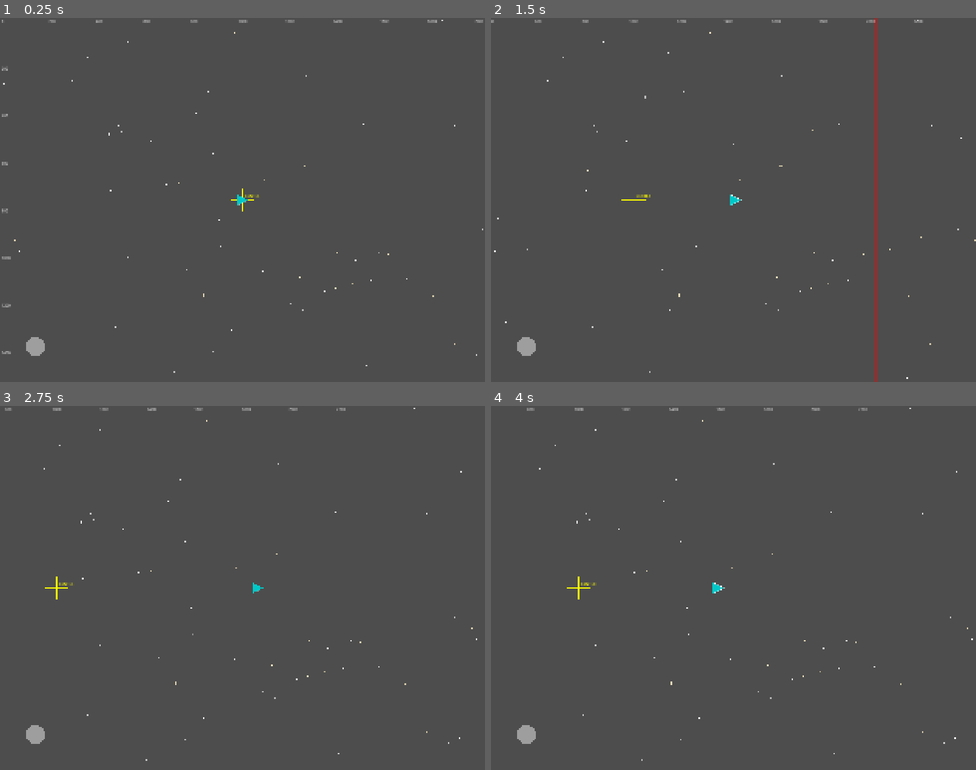
Above: before the commit, frames 1-4 (two rows, left to right).
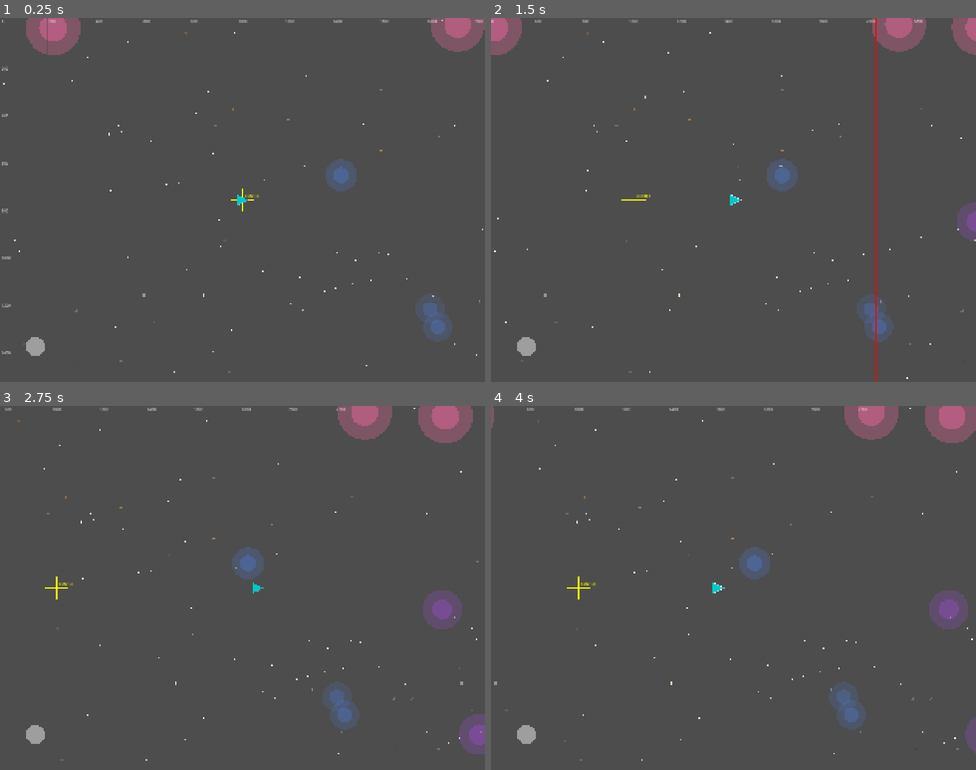
Above: after the commit, the same moments.

Repository: mattzollinhofer/space_scroller
Game: Godot game, scene res://scenes/main.tscn
Same seed, same stepped clock (60 frames per second), same inputs: the game is played once before the commit and once after it.
Inputs (mouse positions are in pixels of both pictures, inside the frame that each line leads up to):
- Up to frame 1 (0.25 s): no input
- Up to frame 2 (1.5 s): tap Enter at 0.5 s; move the mouse to (840, 181) at 0.52 s; hold D (move_right) 0.53-1.25 s; click (840, 181) at 0.67 s; drag from (636, 218) to (709, 272) at 1.27 s
- Up to frame 3 (2.75 s): move the mouse to (291, 507) at 2.02 s; hold D (move_right) from 2.03 s (still down)
- Up to frame 4 (4 s): release D (move_right) at 2.75 s; drag from (709, 660) to (588, 533) at 2.77 s; move the mouse to (879, 642) at 3.52 s; hold A (move_left) from 3.53 s (still down)

The runs differ from the first frame. In frame 1, 2.8% of the frame differs, in the area x 4-100%, y 0-98%; in frame 2, 3.1%; in frame 3, 4.0%, in the area x 3-100%, y 0-98%; in frame 4, 3.7%.

Commit message:
Add nebulae and debris parallax layers for depth effect (Slice 2)
Complete the 3-layer parallax system for visual depth perception:
- Stars at 15% speed (farthest, existing)
- Nebulae at 50% speed (middle layer, semi-transparent purple/blue/pink circles)
- Debris at 90% speed (nearest layer, small rocky shapes in gray/brown)

Each layer has distinct visual style and scroll speed, creating
immersive parallax depth effect as player flies through space.

🤖 Generated with [Claude Code](https://claude.com/claude-code)

Co-Authored-By: Claude Opus 4.5 <noreply@anthropic.com>

Diff:
--- a/scenes/main.tscn
+++ b/scenes/main.tscn
@@ -1,10 +1,12 @@
-[gd_scene load_steps=6 format=3 uid="uid://d0n8g3kv2kq7y"]
+[gd_scene load_steps=8 format=3 uid="uid://d0n8g3kv2kq7y"]
 
 [ext_resource type="Script" path="res://scripts/scroll_controller.gd" id="1_scroll"]
 [ext_resource type="Script" path="res://scripts/background/star_field.gd" id="2_starfield"]
-[ext_resource type="Script" path="res://scripts/debug_grid.gd" id="3_debug"]
-[ext_resource type="PackedScene" uid="uid://dq8m4r2xk1pvy" path="res://scenes/player.tscn" id="4_player"]
-[ext_resource type="PackedScene" uid="uid://cjoystick_scene" path="res://scenes/ui/virtual_joystick.tscn" id="5_joystick"]
+[ext_resource type="Script" path="res://scripts/background/nebulae.gd" id="3_nebulae"]
+[ext_resource type="Script" path="res://scripts/background/debris.gd" id="4_debris"]
+[ext_resource type="Script" path="res://scripts/debug_grid.gd" id="5_debug"]
+[ext_resource type="PackedScene" uid="uid://dq8m4r2xk1pvy" path="res://scenes/player.tscn" id="6_player"]
+[ext_resource type="PackedScene" uid="uid://cjoystick_scene" path="res://scenes/ui/virtual_joystick.tscn" id="7_joystick"]
 
 [node name="Main" type="Node2D"]
 
@@ -18,12 +20,26 @@
 [node name="StarField" type="Node2D" parent="ParallaxBackground/StarFieldLayer"]
 script = ExtResource("2_starfield")
 
+[node name="NebulaLayer" type="ParallaxLayer" parent="ParallaxBackground"]
+motion_scale = Vector2(0.5, 0)
+motion_mirroring = Vector2(2048, 0)
+
+[node name="Nebulae" type="Node2D" parent="ParallaxBackground/NebulaLayer"]
+script = ExtResource("3_nebulae")
+
+[node name="DebrisLayer" type="ParallaxLayer" parent="ParallaxBackground"]
+motion_scale = Vector2(0.9, 0)
+motion_mirroring = Vector2(2048, 0)
+
+[node name="Debris" type="Node2D" parent="ParallaxBackground/DebrisLayer"]
+script = ExtResource("4_debris")
+
 [node name="DebugGrid" type="Node2D" parent="."]
-script = ExtResource("3_debug")
+script = ExtResource("5_debug")
 
-[node name="Player" parent="." instance=ExtResource("4_player")]
+[node name="Player" parent="." instance=ExtResource("6_player")]
 position = Vector2(1024, 768)
 
 [node name="UILayer" type="CanvasLayer" parent="."]
 
-[node name="VirtualJoystick" parent="UILayer" instance=ExtResource("5_joystick")]
+[node name="VirtualJoystick" parent="UILayer" instance=ExtResource("7_joystick")]
--- /dev/null
+++ b/scripts/background/debris.gd
@@ -0,0 +1,98 @@
+extends Node2D
+## Draws small space debris particles for the nearest parallax layer.
+## Uses _draw() for placeholder visuals - will be replaced with real artwork later.
+
+## Number of debris particles to draw
+@export var debris_count: int = 40
+
+## Minimum debris size in pixels
+@export var min_size: float = 8.0
+
+## Maximum debris size in pixels
+@export var max_size: float = 16.0
+
+## Random seed for consistent debris placement
+@export var random_seed: int = 98765
+
+## Internal storage for debris data (generated once)
+var _debris: Array = []
+
+## Viewport size for drawing area (doubled for mirroring)
+var _draw_width: float = 0.0
+var _draw_height: float = 0.0
+
+
+func _ready() -> void:
+	# Get viewport size
+	_draw_width = ProjectSettings.get_setting("display/window/size/viewport_width") * 2
+	_draw_height = ProjectSettings.get_setting("display/window/size/viewport_height")
+
+	# Generate debris with consistent random seed
+	_generate_debris()
+
+
+func _generate_debris() -> void:
+	var rng = RandomNumberGenerator.new()
+	rng.seed = random_seed
+
+	_debris.clear()
+
+	for i in range(debris_count):
+		var piece = {
+			"position": Vector2(rng.randf() * _draw_width, rng.randf() * _draw_height),
+			"size": rng.randf_range(min_size, max_size),
+			"color": _get_debris_color(rng),
+			"rotation": rng.randf() * TAU,
+			"shape_type": rng.randi() % 3  # 0=triangle, 1=rect, 2=irregular
+		}
+		_debris.append(piece)
+
+
+func _get_debris_color(rng: RandomNumberGenerator) -> Color:
+	# Gray/brown tones for space debris
+	var brightness = rng.randf_range(0.3, 0.6)
+	var color_choice = rng.randi() % 3
+
+	match color_choice:
+		0:
+			# Gray rock
+			return Color(brightness, brightness, brightness)
+		1:
+			# Brown rock
+			return Color(brightness * 1.2, brightness * 0.9, brightness * 0.6)
+		2:
+			# Dark gray
+			return Color(brightness * 0.8, brightness * 0.8, brightness * 0.9)
+		_:
+			return Color(brightness, brightness, brightness)
+
+
+func _draw() -> void:
+	for piece in _debris:
+		var pos = piece.position
+		var size = piece.size
+		var half_size = size / 2.0
+
+		match piece.shape_type:
+			0:
+				# Triangle debris
+				var points = PackedVector2Array([
+					pos + Vector2(0, -half_size).rotated(piece.rotation),
+					pos + Vector2(-half_size, half_size).rotated(piece.rotation),
+					pos + Vector2(half_size, half_size).rotated(piece.rotation)
+				])
+				draw_colored_polygon(points, piece.color)
+			1:
+				# Rectangular debris
+				var rect = Rect2(pos - Vector2(half_size, half_size * 0.6), Vector2(size, size * 0.6))
+				draw_rect(rect, piece.color)
+			2:
+				# Irregular (pentagon-ish) debris
+				var points = PackedVector2Array([
+					pos + Vector2(0, -half_size).rotated(piece.rotation),
+					pos + Vector2(half_size * 0.8, -half_size * 0.3).rotated(piece.rotation),
+					pos + Vector2(half_size * 0.6, half_size * 0.7).rotated(piece.rotation),
+					pos + Vector2(-half_size * 0.5, half_size * 0.6).rotated(piece.rotation),
+					pos + Vector2(-half_size * 0.9, -half_size * 0.2).rotated(piece.rotation)
+				])
+				draw_colored_polygon(points, piece.color)
--- /dev/null
+++ b/scripts/background/nebulae.gd
@@ -0,0 +1,76 @@
+extends Node2D
+## Draws semi-transparent nebula shapes for the middle parallax layer.
+## Uses _draw() for placeholder visuals - will be replaced with real artwork later.
+
+## Number of nebula shapes to draw
+@export var nebula_count: int = 8
+
+## Minimum nebula size (diameter) in pixels
+@export var min_size: float = 100.0
+
+## Maximum nebula size (diameter) in pixels
+@export var max_size: float = 300.0
+
+## Random seed for consistent nebula placement
+@export var random_seed: int = 54321
+
+## Internal storage for nebula data (generated once)
+var _nebulae: Array = []
+
+## Viewport size for drawing area (doubled for mirroring)
+var _draw_width: float = 0.0
+var _draw_height: float = 0.0
+
+
+func _ready() -> void:
+	# Get viewport size
+	_draw_width = ProjectSettings.get_setting("display/window/size/viewport_width") * 2
+	_draw_height = ProjectSettings.get_setting("display/window/size/viewport_height")
+
+	# Generate nebulae with consistent random seed
+	_generate_nebulae()
+
+
+func _generate_nebulae() -> void:
+	var rng = RandomNumberGenerator.new()
+	rng.seed = random_seed
+
+	_nebulae.clear()
+
+	for i in range(nebula_count):
+		var nebula = {
+			"position": Vector2(rng.randf() * _draw_width, rng.randf() * _draw_height),
+			"size": rng.randf_range(min_size, max_size),
+			"color": _get_nebula_color(rng)
+		}
+		_nebulae.append(nebula)
+
+
+func _get_nebula_color(rng: RandomNumberGenerator) -> Color:
+	# Semi-transparent purple, blue, or pink nebula colors
+	var color_choice = rng.randi() % 3
+	var alpha = rng.randf_range(0.15, 0.35)
+
+	match color_choice:
+		0:
+			# Purple nebula
+			return Color(0.6, 0.3, 0.8, alpha)
+		1:
+			# Blue nebula
+			return Color(0.3, 0.5, 0.9, alpha)
+		2:
+			# Pink nebula
+			return Color(0.9, 0.4, 0.6, alpha)
+		_:
+			return Color(0.6, 0.3, 0.8, alpha)
+
+
+func _draw() -> void:
+	for nebula in _nebulae:
+		# Draw main nebula circle
+		draw_circle(nebula.position, nebula.size / 2.0, nebula.color)
+
+		# Draw a smaller brighter core for depth effect
+		var core_color = nebula.color
+		core_color.a = core_color.a * 1.5
+		draw_circle(nebula.position, nebula.size / 4.0, core_color)
Not shown, changed: agent-os/specs/2025-12-30-02-side-scrolling-environment/tasks.md
